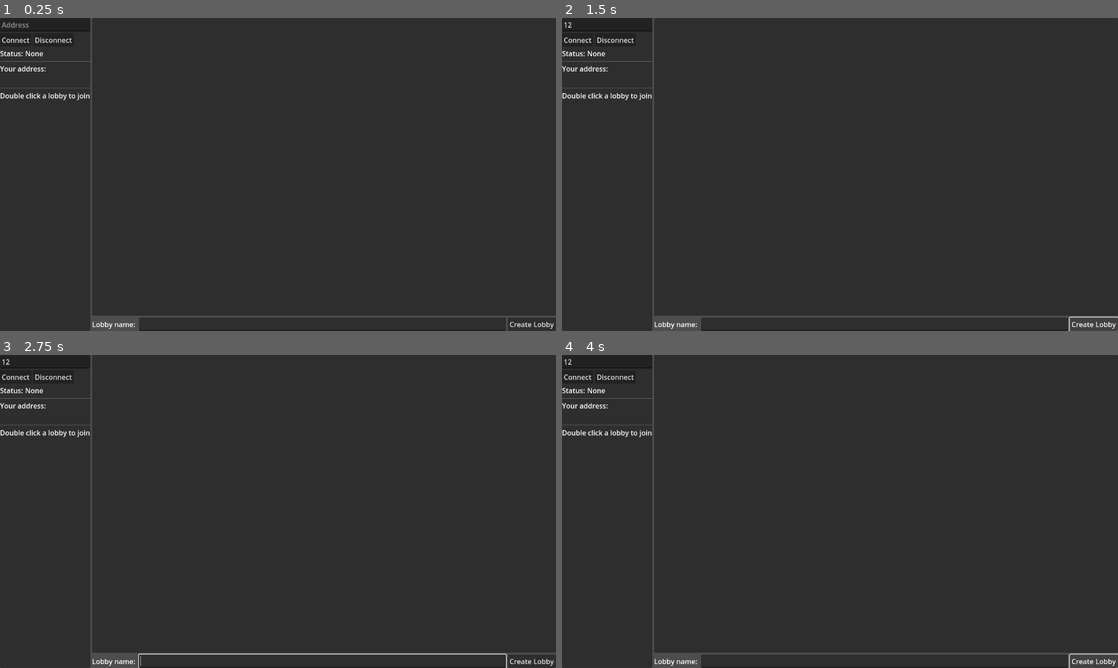
Above: before the commit, frames 1-4 (two rows, left to right).
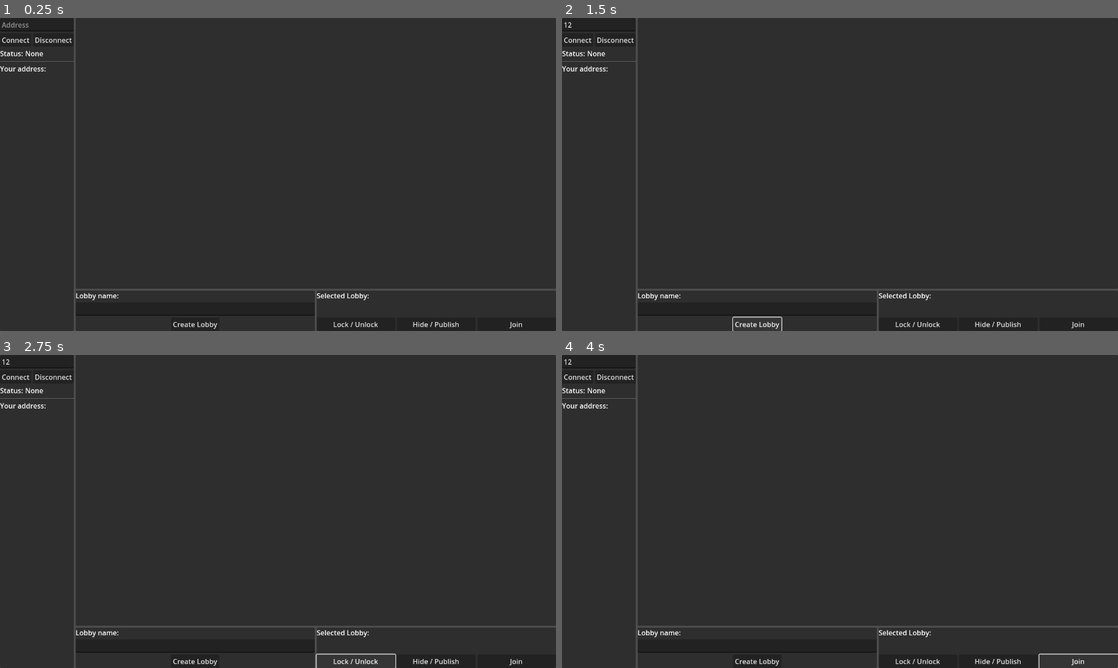
Above: after the commit, the same moments.

Repository: foxssake/nohub
Game: Godot game, scene res://browser.tscn
The game is run twice, just before and just after one commit, with the same random seed, the same clock (stepped at 60 frames per second) and the same inputs.
Inputs (mouse positions are in pixels of both pictures, inside the frame that each line leads up to):
- Up to frame 1 (0.25 s): no input
- Up to frame 2 (1.5 s): click (606, 24) at 0.52 s; type "12" at 0.6 s; click "Create Lobby" at 1.25 s
- Up to frame 3 (2.75 s): click (355, 661) at 2 s, where only the run after the commit has a clickable "Lock / Unlock"
- Up to frame 4 (4 s): click (995, 661) at 2.75 s, where only the run after the commit has a clickable "Hide / Publish"; click (1079, 661) at 3.5 s, where only the run after the commit has a clickable "Join"

The runs differ from the first frame. In frame 1, 2.6% of the frame differs, in the area x 0-100%, y 0-100%; in frame 2, 2.9%; in frame 3, 2.6%; in frame 4, 2.6%.
Error before the commit: Out of bounds get index '0' (on base: 'PackedStringArray') (res://browser.tscn::GDScript_xkt7l:167)
Error after the commit: Out of bounds get index '0' (on base: 'PackedStringArray') (res://browser.tscn::GDScript_xkt7l:193)

Commit message:
update UI

Diff:
--- a/nohub.gd/browser.tscn
+++ b/nohub.gd/browser.tscn
@@ -11,6 +11,10 @@
 @onready var create_name_input: LineEdit = %\"Lobby Name Input\"
 @onready var create_button: Button = %\"Create Lobby Button\"
 @onready var address_label: Label = %\"Address Label\"
+@onready var selected_lobby_label: Label = %\"Selected Lobby Label\"
+@onready var lock_lobby_button: Button = %\"Lock Lobby Button\"
+@onready var hide_lobby_button: Button = %\"Hide Lobby Button\"
+@onready var join_lobby_button: Button = %\"Join Lobby Button\"
 
 var list_interval: float = 2.0
 var time: float = 0.0
@@ -20,11 +24,25 @@
 var _last_list: float = -1.
 var _lobbies_in_list: Array[NohubLobby] = []
 
+var _selected_lobby: NohubLobby = null
+
+func set_selected_lobby(lobby: NohubLobby) -> void:
+	_selected_lobby = lobby
+	if is_instance_valid(lobby):
+		selected_lobby_label.text = lobby.id
+	else:
+		selected_lobby_label.text = \"\"
+
+func get_selected_lobby() -> NohubLobby:
+	return _selected_lobby
+
 func _ready():
 	connect_button.pressed.connect(_connect)
 	disconnect_button.pressed.connect(_disconnect)
 	create_button.pressed.connect(_create_lobby)
-	lobby_list.item_activated.connect(_join_lobby)
+	lobby_list.item_selected.connect(_select_lobby)
+
+	join_lobby_button.pressed.connect(_join_lobby)
 
 	address_label.text = \"...\"
 	var ip := await _get_ip()
@@ -86,13 +104,21 @@
 
 	create_name_input.text = \"\"
 
-func _join_lobby(clicked_idx: int) -> void:
+func _select_lobby(clicked_idx: int) -> void:
 	var row_idx := clicked_idx / lobby_list.max_columns - 1
 	if row_idx < 0:
 		# User clicked header row, do nothing
 		return
 
 	var lobby := _lobbies_in_list[row_idx]
+	set_selected_lobby(lobby)
+
+func _join_lobby() -> void:
+	var lobby := get_selected_lobby()
+	if not is_instance_valid(lobby):
+		# No lobby selected!
+		return
+
 	var address := await _client.join_lobby(lobby.id)
 
 	if not address:
@@ -235,13 +261,6 @@
 unique_name_in_owner = true
 layout_mode = 2
 
-[node name="HSeparator2" type="HSeparator" parent="HBoxContainer/Left Panel/VBoxContainer"]
-layout_mode = 2
-
-[node name="Help Label" type="Label" parent="HBoxContainer/Left Panel/VBoxContainer"]
-layout_mode = 2
-text = "Double click a lobby to join"
-
 [node name="VBoxContainer" type="VBoxContainer" parent="HBoxContainer"]
 layout_mode = 2
 size_flags_horizontal = 3
@@ -261,19 +280,67 @@
 same_column_width = true
 fixed_column_width = 160
 
-[node name="Create Container" type="HBoxContainer" parent="HBoxContainer/VBoxContainer"]
-layout_mode = 2
-
-[node name="Lobby Name Label" type="Label" parent="HBoxContainer/VBoxContainer/Create Container"]
+[node name="Tools" type="HBoxContainer" parent="HBoxContainer/VBoxContainer"]
+layout_mode = 2
+
+[node name="Create Container" type="PanelContainer" parent="HBoxContainer/VBoxContainer/Tools"]
+layout_mode = 2
+size_flags_horizontal = 3
+
+[node name="VBoxContainer" type="VBoxContainer" parent="HBoxContainer/VBoxContainer/Tools/Create Container"]
+layout_mode = 2
+
+[node name="Lobby Name Label" type="Label" parent="HBoxContainer/VBoxContainer/Tools/Create Container/VBoxContainer"]
 layout_mode = 2
 text = "Lobby name: "
 
-[node name="Lobby Name Input" type="LineEdit" parent="HBoxContainer/VBoxContainer/Create Container"]
-unique_name_in_owner = true
-layout_mode = 2
-size_flags_horizontal = 3
-
-[node name="Create Lobby Button" type="Button" parent="HBoxContainer/VBoxContainer/Create Container"]
-unique_name_in_owner = true
-layout_mode = 2
+[node name="Lobby Name Input" type="LineEdit" parent="HBoxContainer/VBoxContainer/Tools/Create Container/VBoxContainer"]
+unique_name_in_owner = true
+layout_mode = 2
+size_flags_horizontal = 3
+
+[node name="Create Lobby Button" type="Button" parent="HBoxContainer/VBoxContainer/Tools/Create Container/VBoxContainer"]
+unique_name_in_owner = true
+layout_mode = 2
+size_flags_horizontal = 4
 text = "Create Lobby"
+
+[node name="Tools Container" type="PanelContainer" parent="HBoxContainer/VBoxContainer/Tools"]
+layout_mode = 2
+size_flags_horizontal = 3
+
+[node name="Rows" type="VBoxContainer" parent="HBoxContainer/VBoxContainer/Tools/Tools Container"]
+layout_mode = 2
+
+[node name="Selected Lobby Row" type="HBoxContainer" parent="HBoxContainer/VBoxContainer/Tools/Tools Container/Rows"]
+layout_mode = 2
+
+[node name="Selected Lobby Prefix" type="Label" parent="HBoxContainer/VBoxContainer/Tools/Tools Container/Rows/Selected Lobby Row"]
+layout_mode = 2
+text = "Selected Lobby: "
+
+[node name="Selected Lobby Label" type="Label" parent="HBoxContainer/VBoxContainer/Tools/Tools Container/Rows/Selected Lobby Row"]
+unique_name_in_owner = true
+layout_mode = 2
+
+[node name="Tools Row" type="HBoxContainer" parent="HBoxContainer/VBoxContainer/Tools/Tools Container/Rows"]
+layout_mode = 2
+size_flags_vertical = 10
+
+[node name="Lock Lobby Button" type="Button" parent="HBoxContainer/VBoxContainer/Tools/Tools Container/Rows/Tools Row"]
+unique_name_in_owner = true
+layout_mode = 2
+size_flags_horizontal = 3
+text = "Lock / Unlock"
+
+[node name="Hide Lobby Button" type="Button" parent="HBoxContainer/VBoxContainer/Tools/Tools Container/Rows/Tools Row"]
+unique_name_in_owner = true
+layout_mode = 2
+size_flags_horizontal = 3
+text = "Hide / Publish"
+
+[node name="Join Lobby Button" type="Button" parent="HBoxContainer/VBoxContainer/Tools/Tools Container/Rows/Tools Row"]
+unique_name_in_owner = true
+layout_mode = 2
+size_flags_horizontal = 3
+text = "Join"
